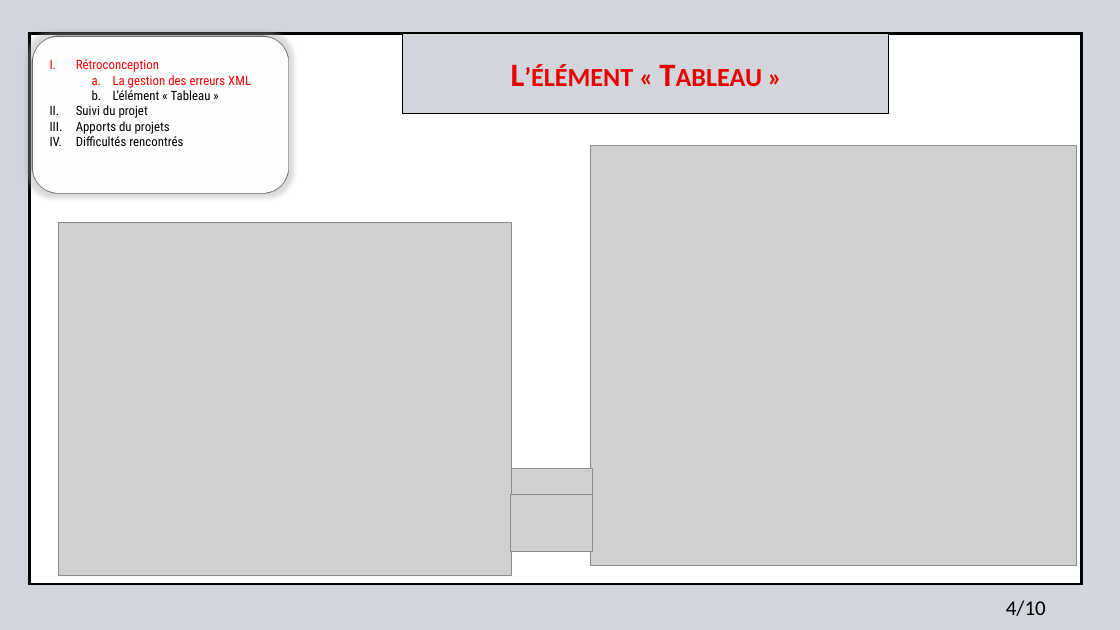
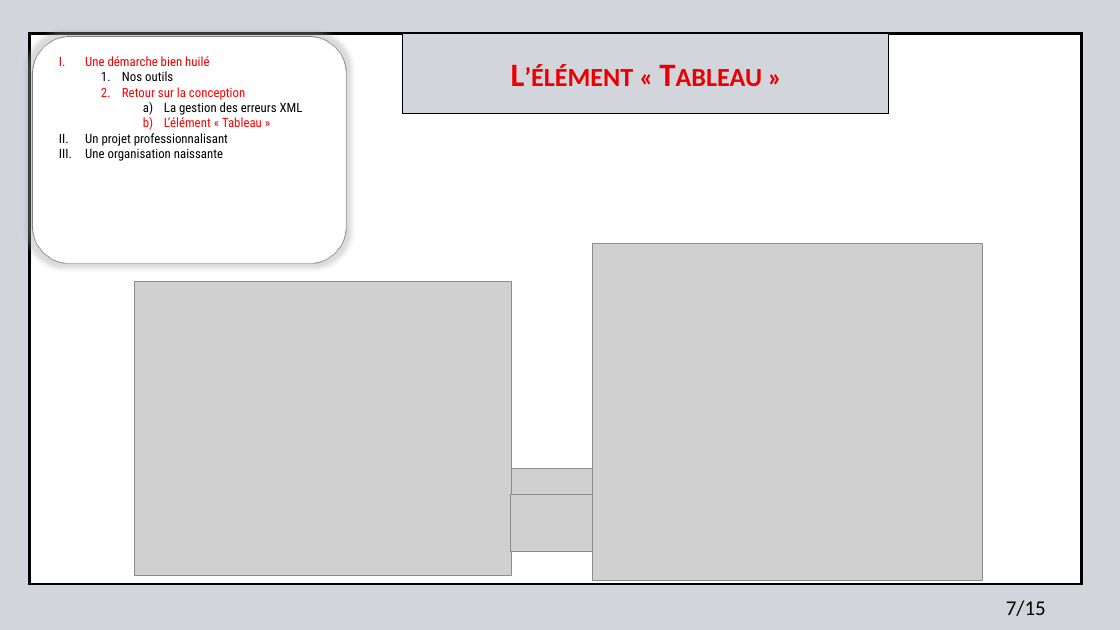
Before and after one commit to jonatjano/formulaire, a slide deck: slide 7 of text/Diaporama_Soutenance_projet_tutore_Bernouy_Deloison_Dewilde_Malet_Selle.pptx. Drawn at 1120x630 pixels with LibreOffice and Linux fonts; fonts in the diff are those of the drawing; grey boxes stand for pictures; background and template pictures are left out. Boxes give left, top, right and bottom in pixels: in the first picture for what was removed or moved away, otherwise in the second. Text is boxed around its words. In the diff, an @@ line names an element or a change of style, - is before the commit and + after.

```diff
--- a/text/Diaporama_Soutenance_projet_tutore_Bernouy_Deloison_Dewilde_Malet_Selle.pptx
+++ b/text/Diaporama_Soutenance_projet_tutore_Bernouy_Deloison_Dewilde_Malet_Selle.pptx
@@ rounded rectangle: place and size @@
-rounded rectangle at [32,36,288,193]
+rounded rectangle at [32,36,345,263]
@@ text "Une démarche bien huilé": place and size @@
-text "Une démarche bien huilé" at [76,59,251,146]
+text "Une démarche bien huilé" at [85,56,303,161]
@@ text at [85,56,245,100]: text changed @@
-I. Rétroconception
+I. Une démarche bien huilé
+  1. Nos outils
+  2. Retour sur la conception
@@ text at [164,102,303,115]: text colour #FF0000 to #000000 in "La gestion des erreurs XML"; text colour #000000 to #FF0000 in "L’élément « Tableau »"; bullet a. to a); list level 2 to 3 in "La gestion des erreurs XML"; list level 2 to 3 in "L’élément « Tableau »" @@
@@ text at [85,133,228,161]: text changed @@
-II. Suivi du projet
-III. Apports du projets
-IV. Difficultés rencontrés
+II. Un projet professionnalisant
+III. Une organisation naissante
@@ picture: place and size @@
-picture at [591,145,1076,565]
+picture at [592,244,982,581]
@@ picture: place and size @@
-picture at [59,223,512,576]
+picture at [134,281,512,576]
@@ text at [1006,600,1046,616]: text changed @@
-4/10
+7/15
```
Also in this commit, not shown: 7 other slides changed, 7 slides added, 1 slide removed.
